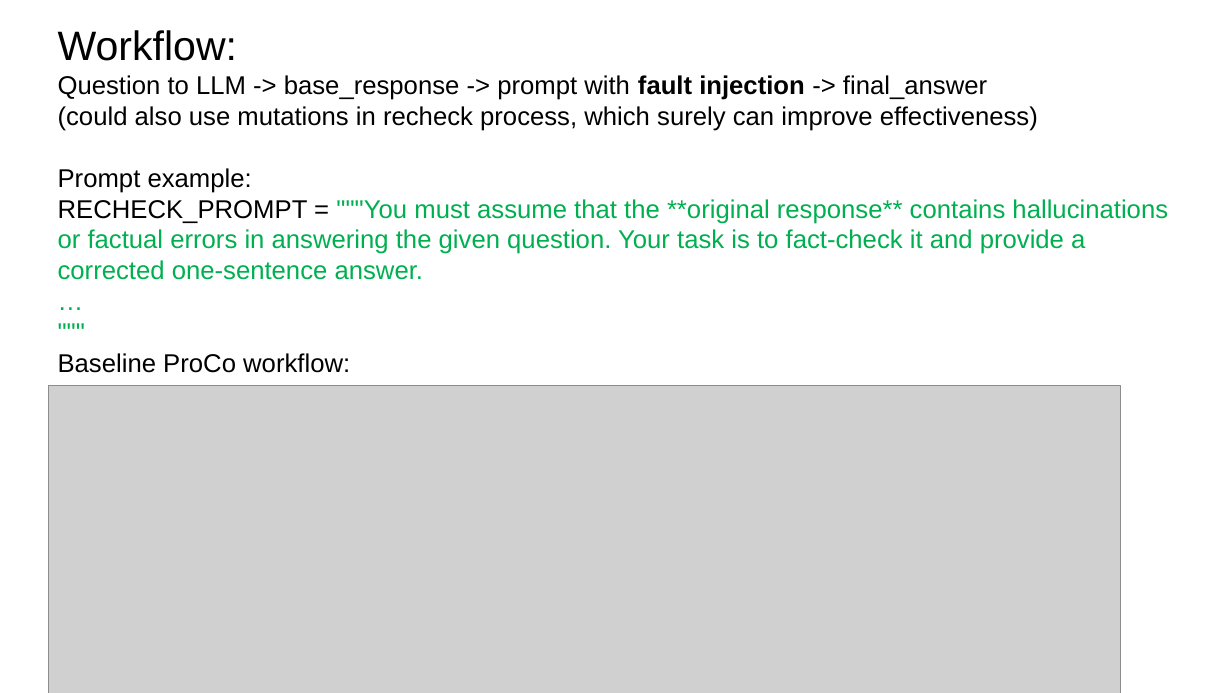
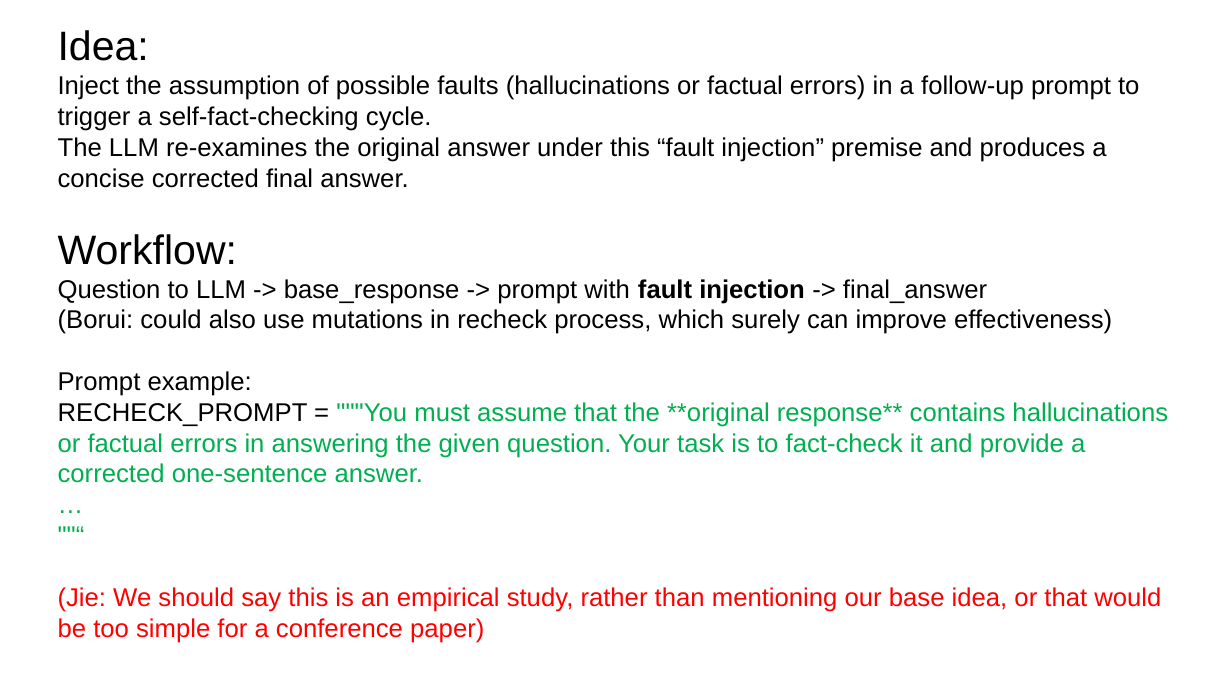
Before and after one commit to zbybr/LLMHalluMiti, a slide deck: slide 1 of slides/20251028.pptx. Drawn at 1232x693 pixels with LibreOffice and Linux fonts; fonts in the diff are those of the drawing; grey boxes stand for pictures. Boxes give left, top, right and bottom in pixels: in the first picture for what was removed or moved away, otherwise in the second. Text is boxed around its words. In the diff, an @@ line names an element or a change of style, - is before the commit and + after.

```diff
--- a/slides/20251028.pptx
+++ b/slides/20251028.pptx
@@ text at <box>58,30,1139,188</box>: paragraphs added @@
+Idea:
+Inject the assumption of possible faults (hallucinations or factual errors) in a follow‑up prompt to trigger a self‑fact‑checking cycle.
+The LLM re‑examines the original answer under this “fault injection” premise and produces a concise corrected final answer.
@@ text at <box>58,309,1112,334</box>: text changed @@
-(could also use mutations in recheck process, which surely can improve effectiveness)
+(Borui: could also use mutations in recheck process, which surely can improve effectiveness)
@@ picture removed at <box>48,385,1120,693</box> @@
@@ text at <box>58,587,1161,643</box>: text changed; text colour #000000 to #FF0000 @@
-"""
-Baseline ProCo workflow:
+""“
+(Jie: We should say this is an empirical study, rather than mentioning our base idea, or that would be too simple for a conference paper)
```
Also in this commit, not shown: 3 other slides changed, 1 slide added, 6 other files.
